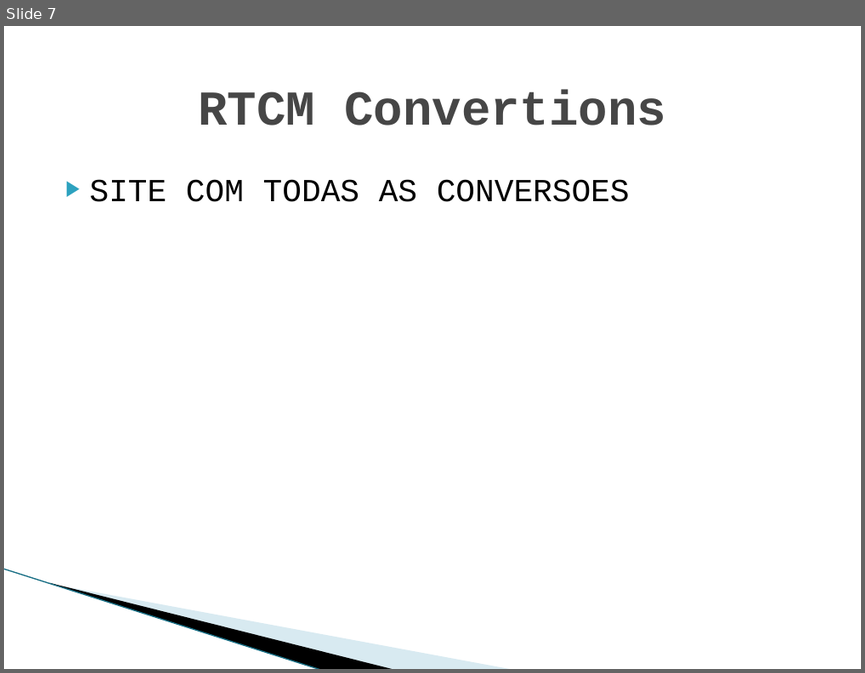
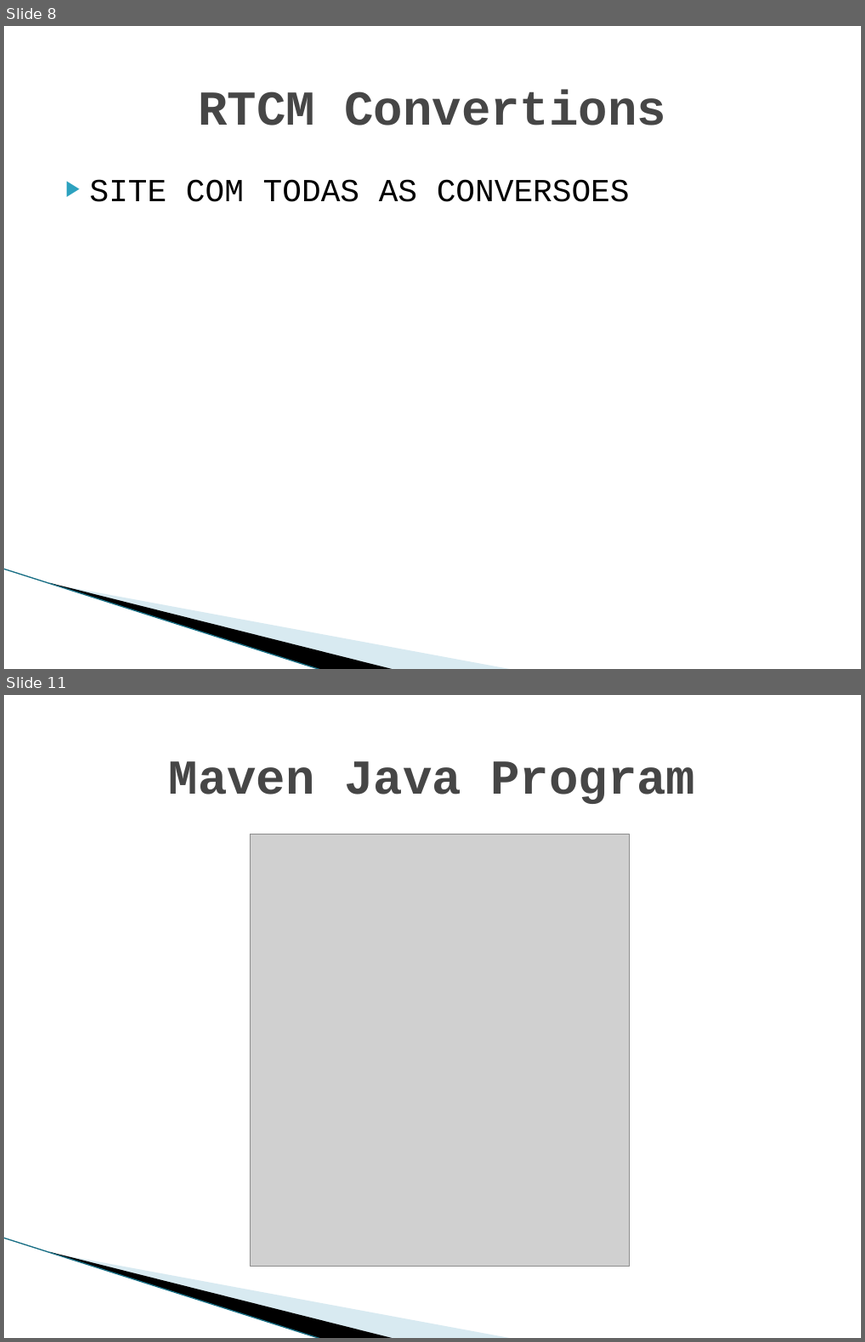
Before and after one commit to RogerioDoCarmo/Coord-Sat, a slide deck: Apresentacao.pptx. Shown one above the other, each under a label of ours: slide 7 before the commit, slides 8 and 11 after it; the slides between them are not shown. The pictures are 865x673 and 865x1342 pixels, drawn with LibreOffice and Linux fonts; fonts in the diff are those of the drawing; grey boxes stand for pictures; background and template pictures are left out. Boxes give left, top, right and bottom in pixels: in the first picture for what was removed or moved away, otherwise in the second. Text is boxed around its words. In the diff, an @@ line names an element or a change of style, - is before the commit and + after.

```diff
--- a/Apresentacao.pptx
+++ b/Apresentacao.pptx
@@ slide 11 added at (4,695,861,1338), background #FFFFFF; not listed: 3 template elements that a slide beside it also shows @@
@@ title added at (169,761,695,804), 41 pt, text #464646, bold @@
+Maven Java Program
@@ picture added at (250,834,630,1265) @@
@@ what was slide 7 is now slide 8 @@
```
Also in this commit, not shown: 4 slides changed, 1 other slide added.
